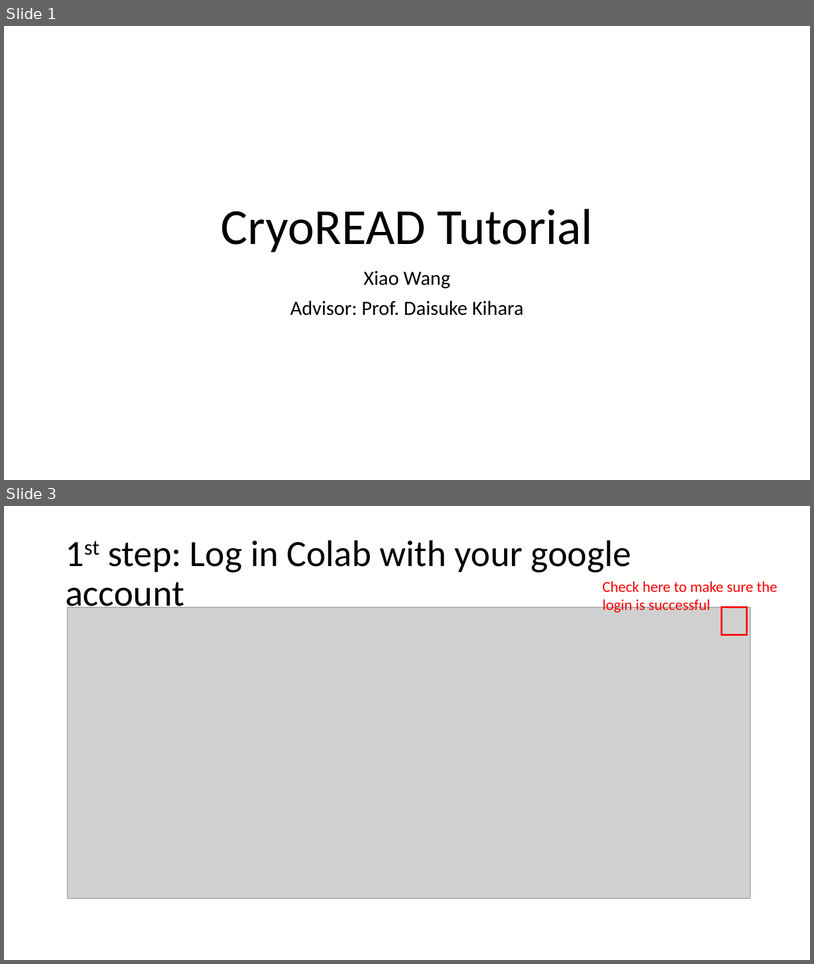
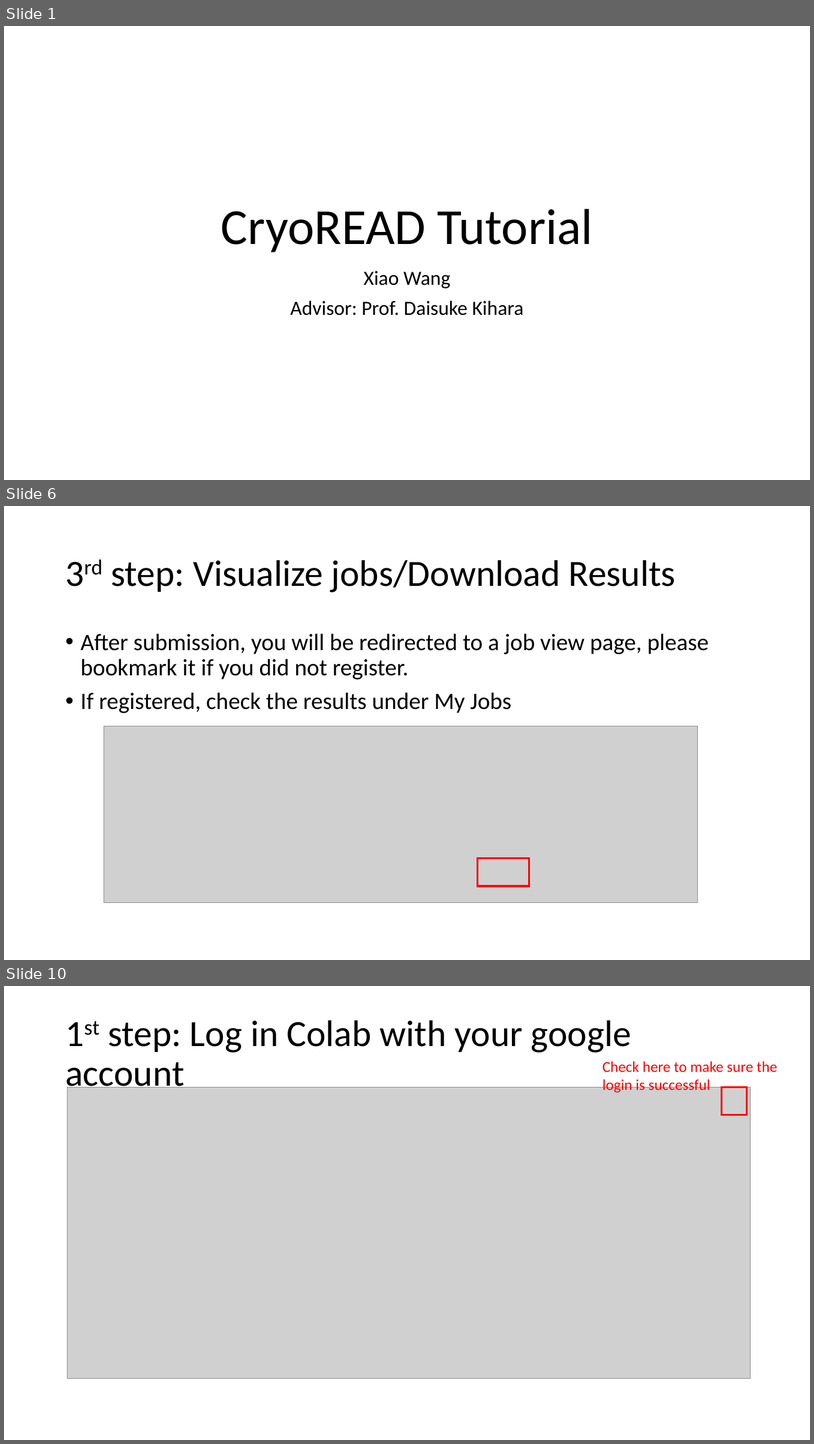
Before and after one commit to kiharalab/CryoREAD, a slide deck: CryoREAD_tutorial.pptx. Shown one above the other, each under a label of ours: slides 1 and 3 before the commit, slides 1, 6 and 10 after it; the slides between them are not shown. The pictures are 814x964 and 814x1444 pixels, drawn with LibreOffice and Linux fonts; fonts in the diff are those of the drawing; grey boxes stand for pictures. Boxes give left, top, right and bottom in pixels: in the first picture for what was removed or moved away, otherwise in the second. Text is boxed around its words. In the diff, an @@ line names an element or a change of style, - is before the commit and + after.

```diff
--- a/CryoREAD_tutorial.pptx
+++ b/CryoREAD_tutorial.pptx
@@ slide 6 added at <box>4,506,810,960</box>, background #FFFFFF @@
@@ title added at <box>111,560,676,592</box>, 44 pt, text #000000 @@
+3rd step: Visualize jobs/Download Results
@@ text added at <box>81,633,710,713</box>, 28 pt, text #000000 @@
+• After submission, you will be redirected to a job view page, please bookmark it if you did not register.
+• If registered, check the results under My Jobs
@@ picture added at <box>104,726,698,902</box> @@
@@ rectangle added at <box>478,858,530,886</box>, outline #FF0000 2.25 pt @@
@@ what was slide 3 is now slide 10 @@
```
Also in this commit, not shown: 7 slides changed, 6 other slides added, 1 slide removed.
